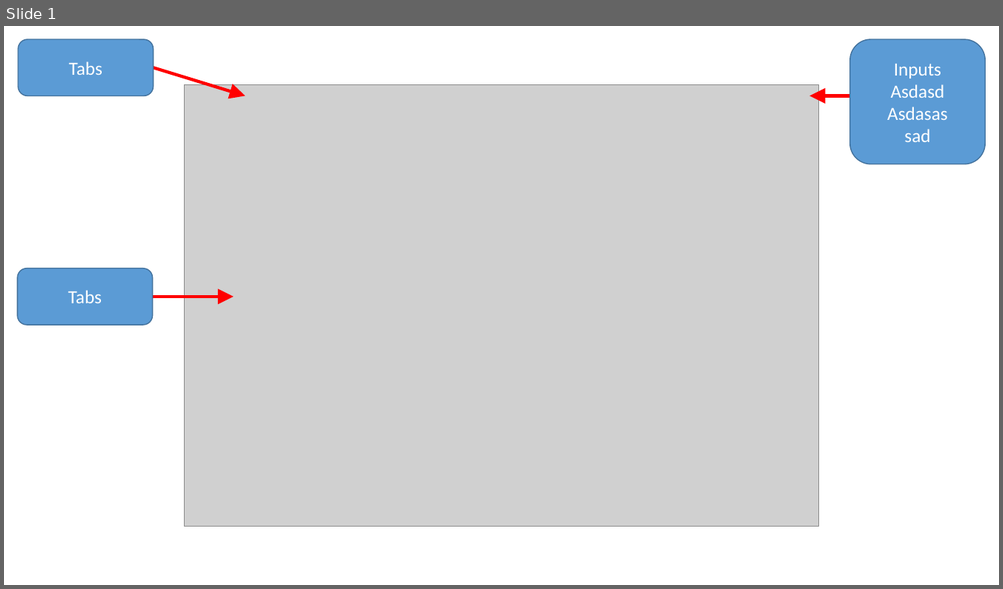
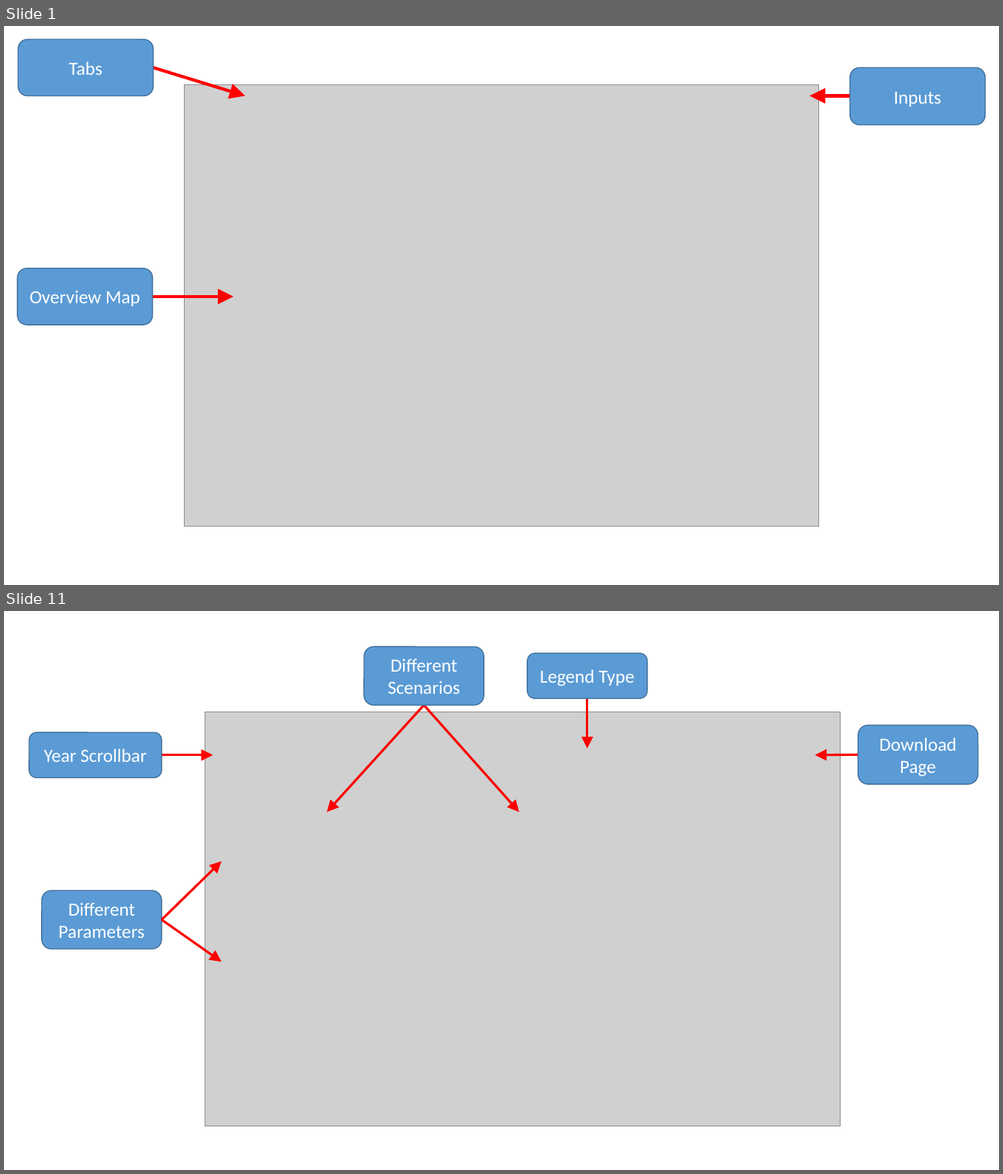
Before and after one commit to JGCRI/argus, a slide deck: vignettes/vignetteFigs/00vignetteFigs.pptx. Shown one above the other, each under a label of ours: slide 1 before the commit, slides 1 and 11 after it; the slides between them are not shown. The pictures are 1003x589 and 1003x1174 pixels, drawn with LibreOffice and Linux fonts; fonts in the diff are those of the drawing; grey boxes stand for pictures. Boxes give left, top, right and bottom in pixels: in the first picture for what was removed or moved away, otherwise in the second. Text is boxed around its words. In the diff, an @@ line names an element or a change of style, - is before the commit and + after.

```diff
--- a/vignettes/vignetteFigs/00vignetteFigs.pptx
+++ b/vignettes/vignetteFigs/00vignetteFigs.pptx
@@ slide 11 added at (4, 611, 999, 1170), background #FFFFFF @@
@@ rounded rectangle added at (364, 647, 484, 705), fill #5B9BD5, outline #43739E 1 pt, 18 pt, text #FFFFFF @@
+Different Scenarios
@@ rounded rectangle added at (527, 653, 647, 699), fill #5B9BD5, outline #43739E 1 pt, 18 pt, text #FFFFFF @@
+Legend Type
@@ arrow added from (587, 698) to (587, 749), #FF0000 2.25 pt @@
@@ picture added at (205, 712, 839, 1127) @@
@@ arrow added from (424, 705) to (327, 812), #FF0000 2.25 pt @@
@@ arrow added from (424, 705) to (519, 812), #FF0000 2.25 pt @@
@@ rounded rectangle added at (29, 732, 162, 778), fill #5B9BD5, outline #43739E 1 pt, 18 pt, text #FFFFFF @@
+Year Scrollbar
@@ rounded rectangle added at (857, 725, 978, 784), fill #5B9BD5, outline #43739E 1 pt, 18 pt, text #FFFFFF @@
+Download Page
@@ arrow added from (162, 755) to (213, 755), #FF0000 2.25 pt @@
@@ arrow added from (857, 755) to (815, 755), #FF0000 2.25 pt @@
@@ arrow added from (162, 920) to (221, 862), #FF0000 2.25 pt @@
@@ rounded rectangle added at (42, 891, 162, 949), fill #5B9BD5, outline #43739E 1 pt, 18 pt, text #FFFFFF @@
+Different Parameters
@@ arrow added from (162, 920) to (221, 963), #FF0000 2.25 pt @@
@@ slide 1 changed as well @@
@@ rounded rectangle "Inputs": place and size @@
-rounded rectangle "Inputs" at (850, 39, 985, 164)
+rounded rectangle "Inputs" at (850, 67, 985, 125)
@@ text in rounded rectangle at (887, 84, 947, 142): paragraphs removed @@
-Asdasd
-Asdasas
-sad
@@ text in rounded rectangle at (30, 291, 140, 306): text changed @@
-Tabs
+Overview Map
```
Also in this commit, not shown: 9 other slides added, 10 other files.
